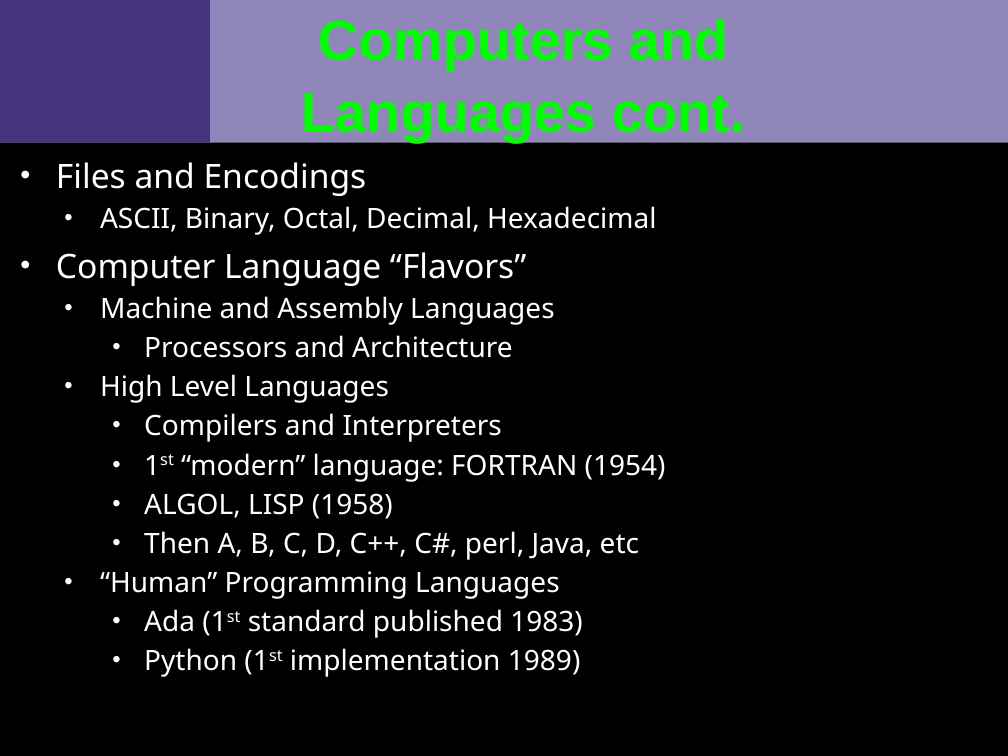
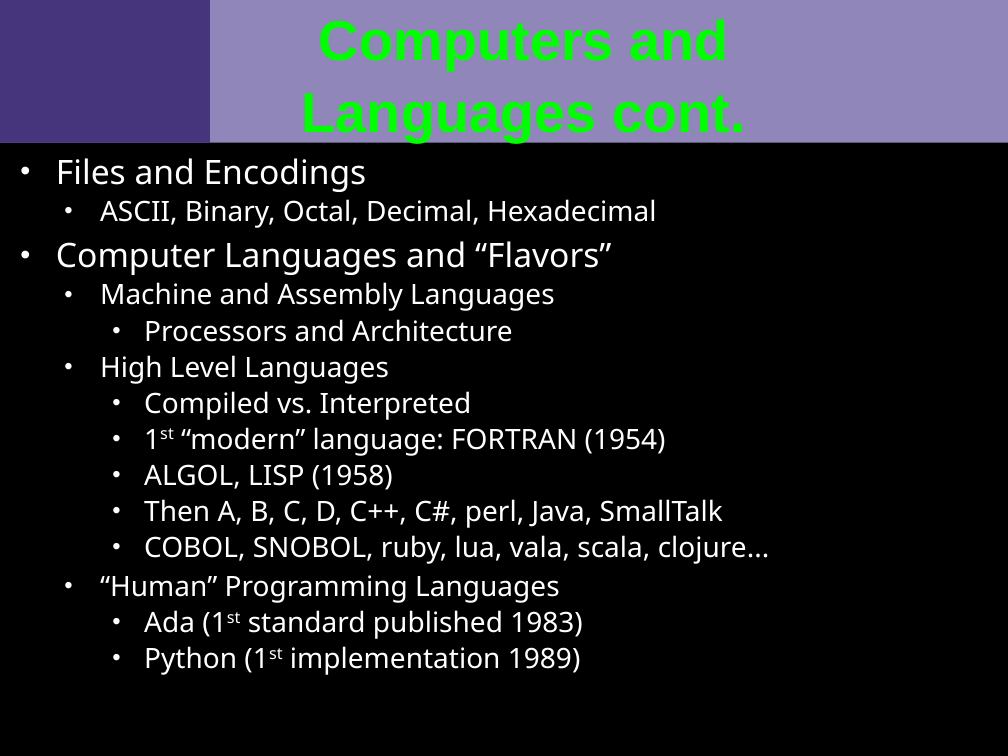
Before and after one commit to VCTLabs/swfk-python-intro, a slide deck: slide 5 of course_materials/slides/slideset1_beginning_python2_dev_SWFK.odp. Drawn at 1008x756 pixels with LibreOffice and Linux fonts; fonts in the diff are those of the drawing; background and template pictures are left out. Boxes give left, top, right and bottom in pixels: in the first picture for what was removed or moved away, otherwise in the second. Text is boxed around its words. In the diff, an @@ line names an element or a change of style, - is before the commit and + after.

```diff
--- a/course_materials/slides/slideset1_beginning_python2_dev_SWFK.odp
+++ b/course_materials/slides/slideset1_beginning_python2_dev_SWFK.odp
@@ text at [56, 158, 666, 675]: less space between paragraphs @@
@@ text at [56, 241, 611, 275]: text changed @@
-• Computer Language “Flavors”
+• Computer Languages and “Flavors”
@@ text at [144, 391, 472, 420]: text changed @@
-    • Compilers and Interpreters
+    • Compiled vs. Interpreted
@@ text at [144, 499, 770, 564]: text changed @@
-    • Then A, B, C, D, C++, C#, perl, Java, etc
+    • Then A, B, C, D, C++, C#, perl, Java, SmallTalk
+    • COBOL, SNOBOL, ruby, lua, vala, scala, clojure...
```
Also in this commit, not shown: 3 other slides changed, 1 other file.
